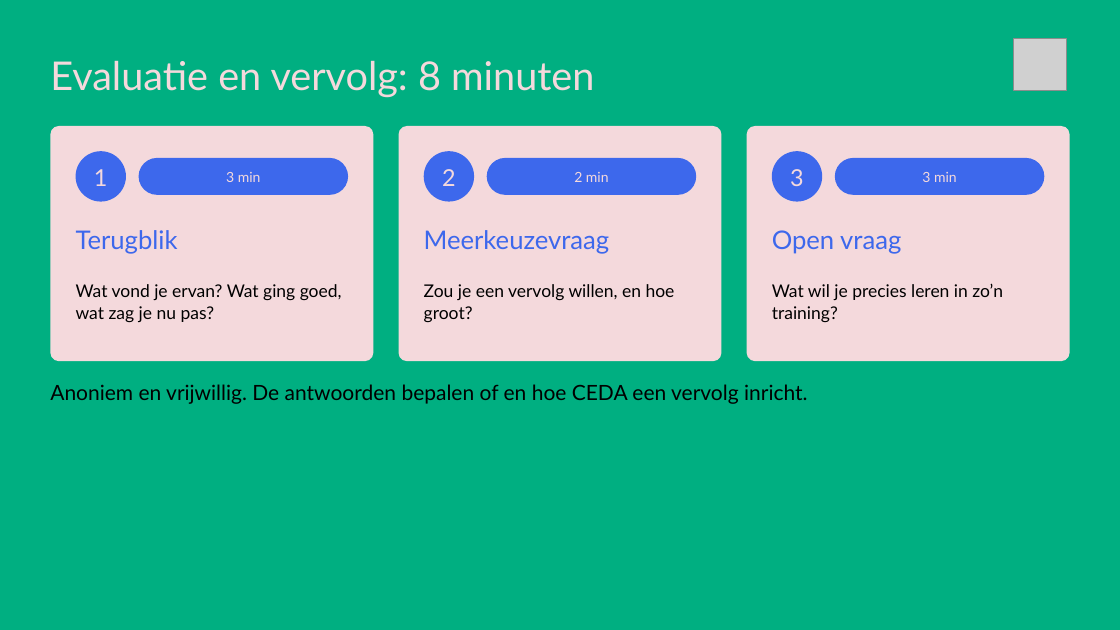
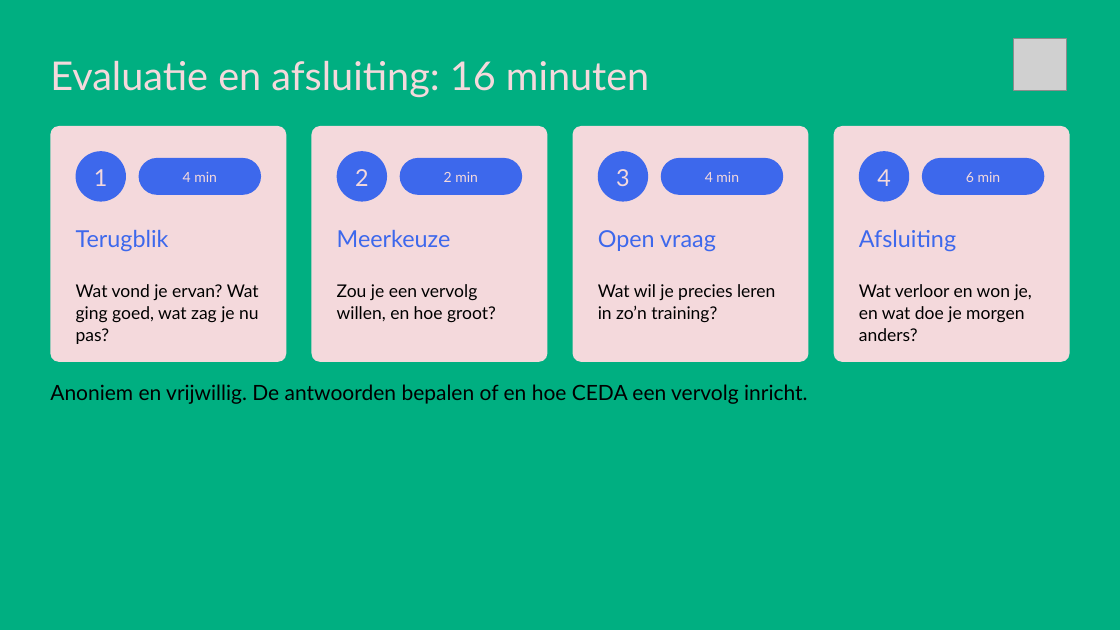
Before and after one commit to cedanl/clidev-presentaties, a slide deck: slide 23 of workshop-rad/exports/261005_workshop_rad_uitvoering.pptx (slide 20 before the commit). Drawn at 1120x630 pixels with LibreOffice and Linux fonts; fonts in the diff are those of the drawing; grey boxes stand for pictures. Boxes give left, top, right and bottom in pixels: in the first picture for what was removed or moved away, otherwise in the second. Text is boxed around its words. In the diff, an @@ line names an element or a change of style, - is before the commit and + after.

```diff
--- a/workshop-rad/exports/261005_workshop_rad_uitvoering.pptx
+++ b/workshop-rad/exports/261005_workshop_rad_uitvoering.pptx
@@ text at <box>50,60,649,98</box>: text changed @@
-Evaluatie en vervolg: 8 minuten
+Evaluatie en afsluiting: 16 minuten
@@ rounded rectangle: place and size @@
-rounded rectangle at <box>50,126,373,361</box>
+rounded rectangle at <box>50,126,287,362</box>
@@ rounded rectangle: place and size @@
-rounded rectangle at <box>398,126,721,361</box>
+rounded rectangle at <box>312,126,548,362</box>
@@ rounded rectangle added at <box>573,126,809,362</box>, fill #F4D9DC @@
@@ rounded rectangle: place and size @@
-rounded rectangle at <box>747,126,1070,361</box>
+rounded rectangle at <box>833,126,1070,362</box>
@@ rounded rectangle: place and size @@
-rounded rectangle at <box>139,158,348,195</box>
+rounded rectangle at <box>139,158,261,195</box>
@@ text at <box>183,172,217,182</box>: text changed @@
-3 min
+4 min
@@ text "2": place and size @@
-text "2" at <box>442,169,456,186</box>
+text "2" at <box>355,169,369,186</box>
@@ ellipse: place and size @@
-ellipse at <box>423,151,474,202</box>
+ellipse at <box>337,151,387,202</box>
@@ rounded rectangle: place and size @@
-rounded rectangle at <box>486,158,696,195</box>
+rounded rectangle at <box>400,158,523,195</box>
@@ text "2 min": place and size @@
-text "2 min" at <box>574,172,609,182</box>
+text "2 min" at <box>444,172,478,182</box>
@@ text "3": place and size @@
-text "3" at <box>790,169,804,186</box>
+text "3" at <box>616,169,630,186</box>
@@ ellipse added at <box>598,151,649,202</box>, fill #3D68EC @@
@@ rounded rectangle added at <box>661,158,784,195</box>, fill #3D68EC @@
@@ text added at <box>705,172,739,182</box>, 12 pt, text #F4D9DC @@
+4 min
@@ ellipse: place and size @@
-ellipse at <box>772,151,823,202</box>
+ellipse at <box>859,151,909,202</box>
@@ text added at <box>877,169,891,186</box>, 20 pt, text #F4D9DC @@
+4
@@ rounded rectangle: place and size @@
-rounded rectangle at <box>835,158,1044,195</box>
+rounded rectangle at <box>922,158,1044,195</box>
@@ text at <box>966,172,1001,182</box>: text changed @@
-3 min
+6 min
@@ text "Terugblik" at <box>76,230,169,252</box>: size 22 to 20 pt @@
@@ text added at <box>337,230,451,247</box>, 20 pt, text #3D68EC @@
+Meerkeuze
@@ text removed at <box>424,230,610,254</box> @@
-Meerkeuzevraag
@@ text "Open vraag" at <box>598,230,716,252</box>: size 22 to 20 pt @@
@@ text "Open vraag": place and size @@
-text "Open vraag" at <box>772,230,901,254</box>
+text "Open vraag" at <box>598,230,716,252</box>
@@ text added at <box>859,230,956,252</box>, 20 pt, text #3D68EC @@
+Afsluiting
@@ text "Wat vond je ervan? Wat ..." rewrapped from <box>76,284,342,323</box> to <box>76,284,259,344</box> @@
@@ text "Zou je een vervolg willen, ..." rewrapped from <box>424,284,675,322</box> to <box>337,284,496,323</box> @@
@@ text "Wat wil je precies leren ..." rewrapped from <box>772,283,1003,322</box> to <box>598,284,775,323</box> @@
@@ text added at <box>859,284,1032,341</box>, 15 pt, text #000000 @@
+Wat verloor en won je, en wat doe je morgen anders?
```
Also in this commit, not shown: 5 other slides changed, 7 slides added, 3 slides removed, 10 other files.
